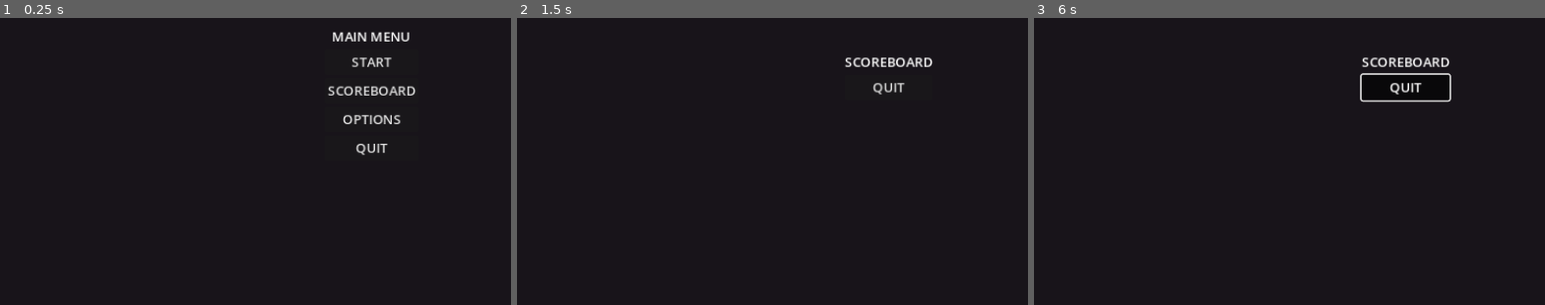
Above: before the commit, frames 1-3 (left to right).
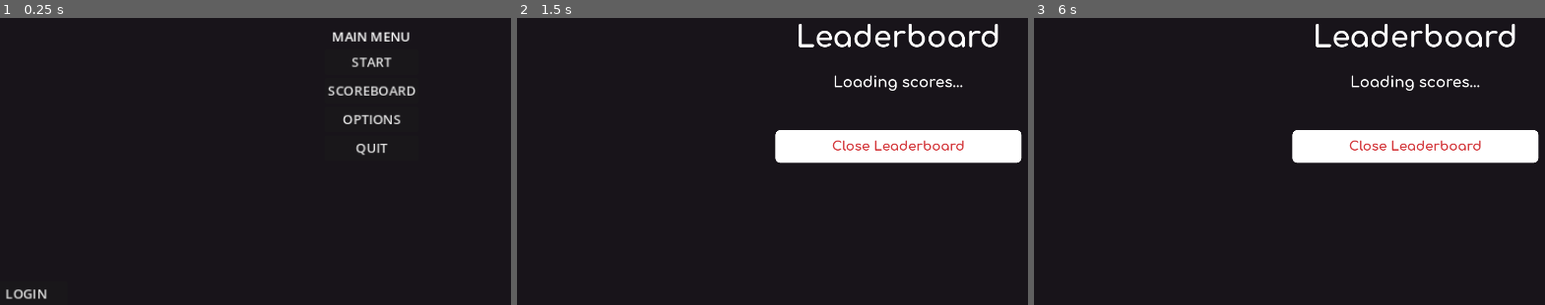
Above: after the commit, the same moments.

Repository: GabrielAlvarez-IESn1/TFG_Godot
Game: Godot game, scene res://Scenes/MainMenu.tscn
The game is run twice, just before and just after one commit, with the same random seed, the same clock (stepped at 60 frames per second) and the same inputs.
Inputs (mouse positions are in pixels of both pictures, inside the frame that each line leads up to):
- Up to frame 1 (0.25 s): no input
- Up to frame 2 (1.5 s): click "SCOREBOARD" at 0.5 s; tap Enter at 1.25 s; move the mouse to (outside the picture) at 1.27 s; tap A (WASD_A) at 1.35 s; click (outside the picture) at 1.42 s
- Up to frame 3 (6 s): tap R (WASD_RESTART) every 0.75 s from 2 to 5 s; move the mouse to (1248, 115) at 2.02 s; tap D (WASD_D) at 2.1, 5.85 s; click (1248, 115) at 2.17 s; move the mouse to (outside the picture) at 2.77 s; hold J (WASD_PRIMARY_ATTACK) 2.78-3.53 s; click (outside the picture) at 2.92 s; move the mouse to (1366, 181) at 3.52 s; tap K (WASD_SECONDARY_ATTACK) at 3.6 s; click (1366, 181) at 3.67 s; move the mouse to (outside the picture) at 4.27 s; hold Space (WASD_SPACEBAR) 4.28-5.03 s; click (outside the picture) at 4.42 s; tap Escape (WASD_PAUSE) at 4.9 s; move the mouse to (1166, 26) at 5.02 s; tap A (WASD_A) at 5.1 s; click (1166, 26) at 5.17 s; move the mouse to (1442, 92) at 5.77 s; click (1442, 92) at 5.92 s

The runs differ from the first frame. In frame 1, 0.2% of the frame differs, in the area x 1-10%, y 94-98%; in frame 2, 7.6%; in frame 3, 8.0%, in the area x 50-99%, y 2-51%.

Commit message:
Added leaderboards

Diff:
--- a/Menus/PauseMenu.tscn
+++ b/Menus/PauseMenu.tscn
@@ -39,11 +39,11 @@
 size_flags_vertical = 4
 text = "RESTART"
 
-[node name="QuitButton" type="Button" parent="VBoxContainer"]
+[node name="MainmenuButton" type="Button" parent="VBoxContainer"]
 layout_mode = 2
 size_flags_vertical = 4
-text = "QUIT"
+text = "MAIN MENU"
 
 [connection signal="pressed" from="VBoxContainer/ResumeButton" to="." method="_on_resume_button_pressed"]
 [connection signal="pressed" from="VBoxContainer/RestartButton" to="." method="_on_restart_button_pressed"]
-[connection signal="pressed" from="VBoxContainer/QuitButton" to="." method="_on_quit_button_pressed"]
+[connection signal="pressed" from="VBoxContainer/MainmenuButton" to="." method="_on_mainmenu_button_pressed"]
--- /dev/null
+++ b/Scenes/Login.tscn
@@ -0,0 +1,48 @@
+[gd_scene load_steps=2 format=3 uid="uid://7qbmcik63avp"]
+
+[ext_resource type="Script" path="res://Scripts/LoginController.gd" id="1_bchx7"]
+
+[node name="Login" type="Control"]
+layout_mode = 3
+anchors_preset = 15
+anchor_right = 1.0
+anchor_bottom = 1.0
+grow_horizontal = 2
+grow_vertical = 2
+script = ExtResource("1_bchx7")
+
+[node name="VBoxContainer" type="VBoxContainer" parent="."]
+layout_mode = 1
+anchors_preset = 8
+anchor_left = 0.5
+anchor_top = 0.5
+anchor_right = 0.5
+anchor_bottom = 0.5
+offset_left = -53.5
+offset_top = -64.0
+offset_right = 53.5
+offset_bottom = 64.0
+grow_horizontal = 2
+grow_vertical = 2
+
+[node name="Title" type="Label" parent="VBoxContainer"]
+layout_mode = 2
+text = "SCOREBOARD"
+
+[node name="NameInput" type="LineEdit" parent="VBoxContainer"]
+layout_mode = 2
+placeholder_text = "Name"
+max_length = 18
+expand_to_text_length = true
+
+[node name="SubmitButton" type="Button" parent="VBoxContainer"]
+layout_mode = 2
+text = "SUBMIT
+"
+
+[node name="BackButton" type="Button" parent="VBoxContainer"]
+layout_mode = 2
+text = "BACK"
+
+[connection signal="pressed" from="VBoxContainer/SubmitButton" to="." method="_on_submit_button_pressed"]
+[connection signal="pressed" from="VBoxContainer/BackButton" to="." method="_on_back_button_pressed"]
--- a/Scenes/MainMenu.tscn
+++ b/Scenes/MainMenu.tscn
@@ -47,7 +47,16 @@
 layout_mode = 2
 text = "QUIT"
 
+[node name="LoginButton" type="Button" parent="."]
+layout_mode = 0
+offset_left = 10.0
+offset_top = 499.0
+offset_right = 110.0
+offset_bottom = 530.0
+text = "LOGIN"
+
 [connection signal="pressed" from="VBoxContainer/StartButton" to="." method="_on_start_button_pressed"]
 [connection signal="pressed" from="VBoxContainer/ScoreboardButton" to="." method="_on_scoreboard_button_pressed"]
 [connection signal="pressed" from="VBoxContainer/OptionsButton" to="." method="_on_options_button_pressed"]
 [connection signal="pressed" from="VBoxContainer/QuitButton" to="." method="_on_quit_button_pressed"]
+[connection signal="pressed" from="LoginButton" to="." method="_on_login_button_pressed"]
--- a/Scenes/Scoreboard.tscn
+++ /dev/null
@@ -1,36 +0,0 @@
-[gd_scene load_steps=2 format=3 uid="uid://evf0e0m2p8p2"]
-
-[ext_resource type="Script" path="res://Scripts/MainMenu.gd" id="1_3bmqd"]
-
-[node name="Scoreboard" type="Control"]
-layout_mode = 3
-anchors_preset = 15
-anchor_right = 1.0
-anchor_bottom = 1.0
-grow_horizontal = 2
-grow_vertical = 2
-script = ExtResource("1_3bmqd")
-
-[node name="VBoxContainer" type="VBoxContainer" parent="."]
-layout_mode = 1
-anchors_preset = 8
-anchor_left = 0.5
-anchor_top = 0.5
-anchor_right = 0.5
-anchor_bottom = 0.5
-offset_left = -39.5
-offset_top = -50.5
-offset_right = 39.5
-offset_bottom = 50.5
-grow_horizontal = 2
-grow_vertical = 2
-
-[node name="Title" type="Label" parent="VBoxContainer"]
-layout_mode = 2
-text = "SCOREBOARD"
-
-[node name="QuitButton" type="Button" parent="VBoxContainer"]
-layout_mode = 2
-text = "QUIT"
-
-[connection signal="pressed" from="VBoxContainer/QuitButton" to="." method="_on_quit_button_pressed"]
--- /dev/null
+++ b/Scripts/Globals/GlobalSW.gd
@@ -0,0 +1,12 @@
+extends Node
+
+func _ready():
+    SilentWolf.configure({
+        "api_key": "ePZRnSAxOH75Fn59HgKld8PWoN9ntTRP2wEoyyoy",
+        "game_id": "RUN_RUBY",
+        "log_level": 1
+    })
+
+    SilentWolf.configure_scores({
+        "open_scene_on_close": GlobalScenes.scenes["main"]
+    })
--- a/Scripts/Globals/GlobalScenes.gd
+++ b/Scripts/Globals/GlobalScenes.gd
@@ -5,4 +5,5 @@
     "scoreboard": "res://Scenes/Scoreboard.tscn",
     "options": "res://Scenes/OptionsMenu.tscn",
     "game": "res://Scenes/GameScene.tscn",
+    "login": "res://Scenes/Login.tscn",
 }
--- a/Scripts/Globals/SceneManager.gd
+++ b/Scripts/Globals/SceneManager.gd
@@ -4,6 +4,7 @@
 	MAIN_MENU,
 	SCOREBOARD,
 	OPTIONS_MENU,
+	LOGIN,
 	PLAYING,
 	GAMEOVER,
 	WIN,
@@ -28,6 +29,8 @@
 			get_tree().change_scene_to_file(GlobalScenes.scenes["options"])
 		GameState.PLAYING:
 			get_tree().change_scene_to_file(GlobalScenes.scenes["game"])
+		GameState.LOGIN:
+			get_tree().change_scene_to_file(GlobalScenes.scenes["login"])
 		GameState.GAMEOVER:
 			print("Gameover")
 		GameState.WIN:
--- /dev/null
+++ b/Scripts/LoginController.gd
@@ -0,0 +1,17 @@
+extends Control
+
+var score = randi() % 101
+var player_name = "Player"
+
+@onready var leaderboard_scene = preload("res://Addons/silent_wolf/Scores/Leaderboard.tscn")
+
+func _on_submit_button_pressed():
+	player_name = $VBoxContainer/NameInput.text
+	SilentWolf.Scores.save_score(player_name, score)
+	get_tree().change_scene_to_packed(leaderboard_scene)
+
+func _on_back_button_pressed():
+	SceneManager.change_game_state(SceneManager.GameState.MAIN_MENU)
+
+func _on_quit_button_pressed():
+	get_tree().quit()
--- a/Scripts/MainMenu.gd
+++ b/Scripts/MainMenu.gd
@@ -1,16 +1,15 @@
 extends Control
 
-func _ready():
-	pass
+@onready var leaderboard_scene = preload("res://Addons/silent_wolf/Scores/Leaderboard.tscn")
 
 func _on_start_button_pressed():
 	SceneManager.change_game_state(SceneManager.GameState.PLAYING)
 
 func _on_scoreboard_button_pressed():
-	SceneManager.change_game_state(SceneManager.GameState.SCOREBOARD)
+	get_tree().change_scene_to_packed(leaderboard_scene)
 
 func _on_options_button_pressed():
 	SceneManager.change_game_state(SceneManager.GameState.OPTIONS_MENU)
 
-func _on_quit_button_pressed():
-	get_tree().quit()
+func _on_login_button_pressed():
+	SceneManager.change_game_state(SceneManager.GameState.LOGIN)
--- a/Scripts/OptionsMenu.gd
+++ b/Scripts/OptionsMenu.gd
@@ -1,7 +1,4 @@
 extends Control
-
-func _ready():
-	pass
 
 func _on_back_button_pressed():
 	SceneManager.change_game_state(SceneManager.GameState.MAIN_MENU)
--- a/Scripts/PauseMenu.gd
+++ b/Scripts/PauseMenu.gd
@@ -28,5 +28,6 @@
 	GlobalSignals.game_unpaused.emit()
 	get_tree().reload_current_scene()
 
-func _on_quit_button_pressed():
-	get_tree().quit()
+func _on_mainmenu_button_pressed():
+	GlobalSignals.game_unpaused.emit()
+	SceneManager.change_game_state(SceneManager.GameState.MAIN_MENU)
--- a/project.godot
+++ b/project.godot
@@ -22,6 +22,8 @@
 SceneManager="*res://Scripts/Globals/SceneManager.gd"
 GlobalMenus="*res://Scripts/Globals/GlobalMenus.gd"
 GlobalScenes="*res://Scripts/Globals/GlobalScenes.gd"
+SilentWolf="*res://Addons/silent_wolf/SilentWolf.gd"
+GlobalSw="*res://Scripts/Globals/GlobalSW.gd"
 
 [display]
 
Not shown, added: Addons/silent_wolf/Auth/Auth.gd
Not shown, added: Addons/silent_wolf/Auth/ConfirmEmail.gd
Not shown, added: Addons/silent_wolf/Auth/ConfirmEmail.tscn
Not shown, added: Addons/silent_wolf/Auth/Login.gd
Not shown, added: Addons/silent_wolf/Auth/Login.tscn
Not shown, added: Addons/silent_wolf/Auth/Register.gd
Not shown, added: Addons/silent_wolf/Auth/Register.tscn
Not shown, added: Addons/silent_wolf/Auth/RegisterUsernamePassword.tscn
Not shown, added: Addons/silent_wolf/Auth/ResetPassword.gd
Not shown, added: Addons/silent_wolf/Auth/ResetPassword.tscn
Not shown, added: Addons/silent_wolf/Muliplayer/Multiplayer.gd
Not shown, added: Addons/silent_wolf/Muliplayer/ws/WSClient.gd
(and 40 more such lines)
